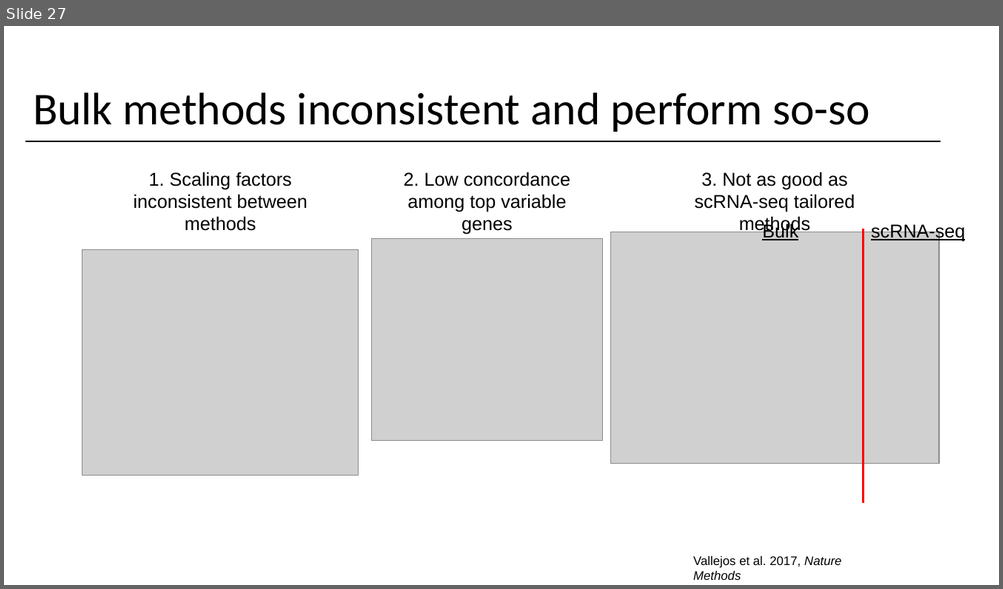
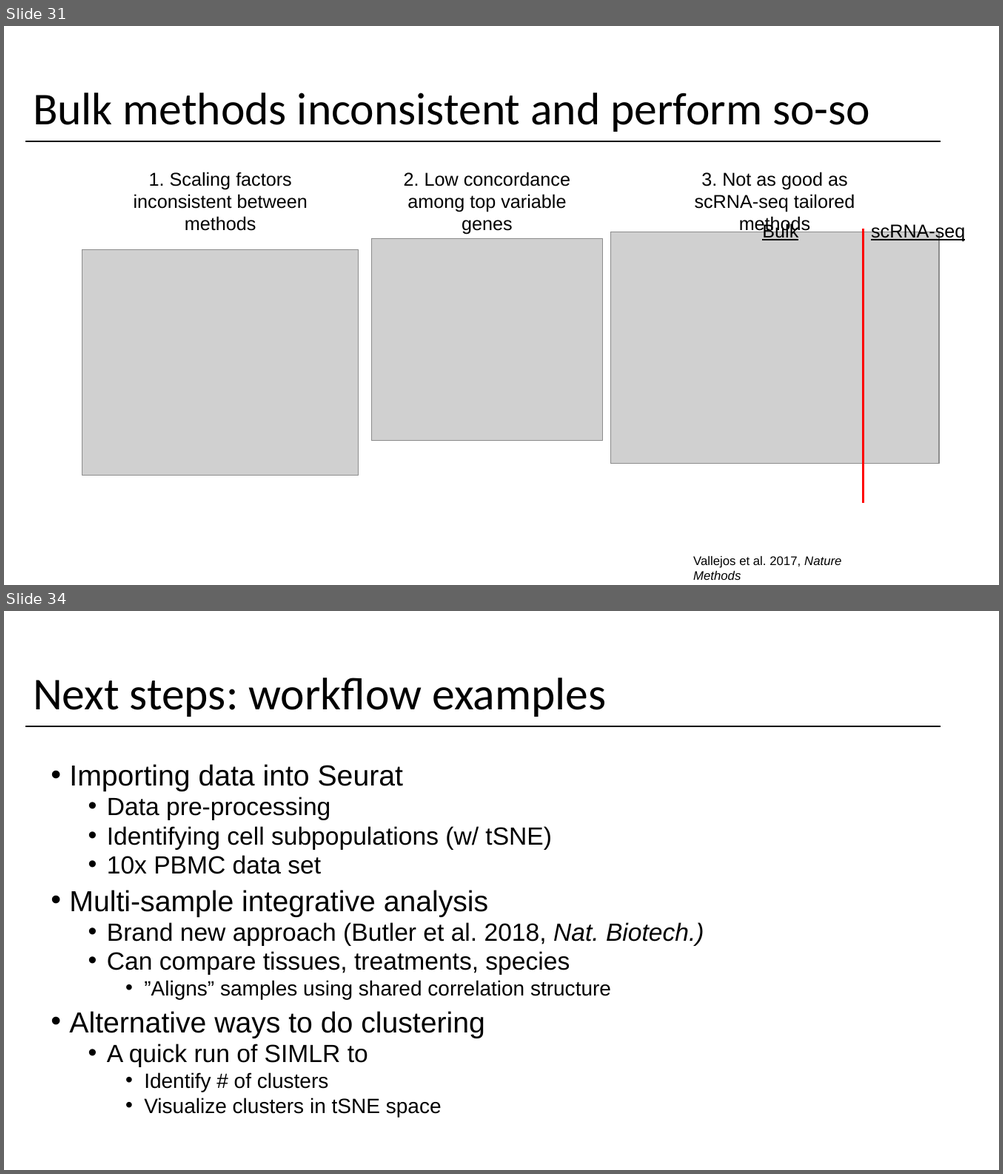
Before and after one commit to yasinkaymaz/singleCellRNAseq_workshop, a slide deck: IntroToscRNASeq_Background.pptx. Shown one above the other, each under a label of ours: slide 27 before the commit, slides 31 and 34 after it; the slides between them are not shown. The pictures are 1003x589 and 1003x1174 pixels, drawn with LibreOffice and Linux fonts; fonts in the diff are those of the drawing; grey boxes stand for pictures. Boxes give left, top, right and bottom in pixels: in the first picture for what was removed or moved away, otherwise in the second. Text is boxed around its words. In the diff, an @@ line names an element or a change of style, - is before the commit and + after.

```diff
--- a/IntroToscRNASeq_Background.pptx
+++ b/IntroToscRNASeq_Background.pptx
@@ slide 34 added at [4,611,999,1170], background #FFFFFF @@
@@ title added at [33,678,606,717], 44 pt, text #000000 @@
+Next steps: workflow examples
@@ line added from (25, 726) to (940, 726), #000000 1.5 pt @@
@@ text added at [69,764,704,1117], 24 pt, text #000000 @@
+• Importing data into Seurat
+  • Data pre-processing
+  • Identifying cell subpopulations (w/ tSNE)
+  • 10x PBMC data set
+• Multi-sample integrative analysis
+  • Brand new approach (Butler et al. 2018, Nat. Biotech.)
+  • Can compare tissues, treatments, species
+    • ”Aligns” samples using shared correlation structure
+• Alternative ways to do clustering
+  • A quick run of SIMLR to
+    • Identify # of clusters
+    • Visualize clusters in tSNE space
@@ what was slide 27 is now slide 31 @@
```
Also in this commit, not shown: 6 slides changed, 7 other slides added, 1 slide removed.
